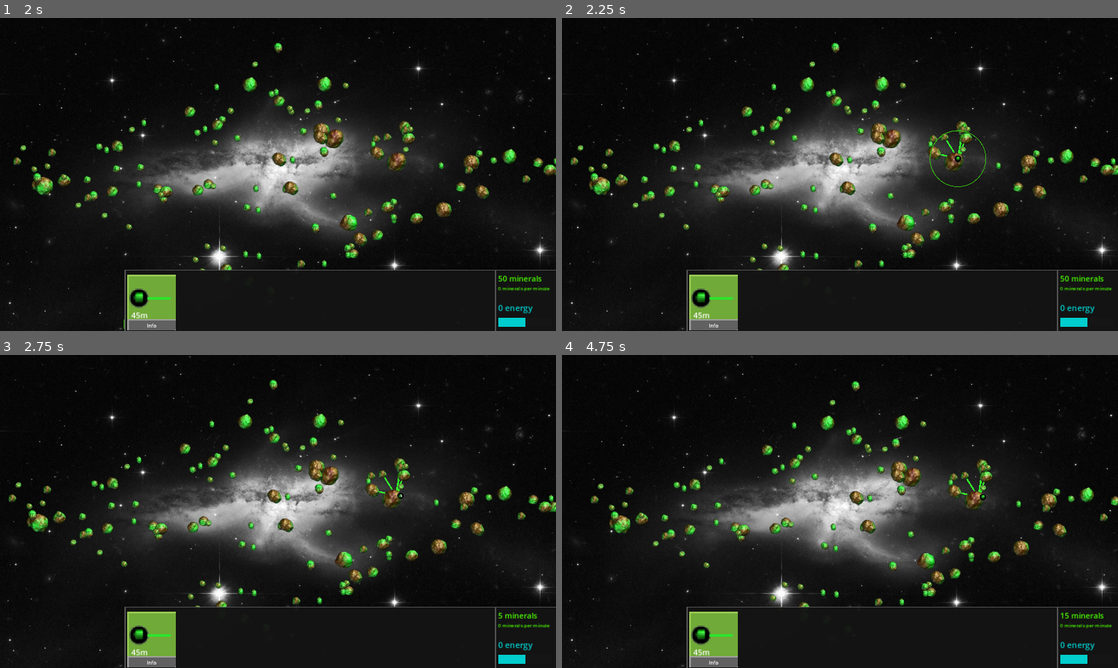
Above: before the commit, frames 1-4 (two rows, left to right).
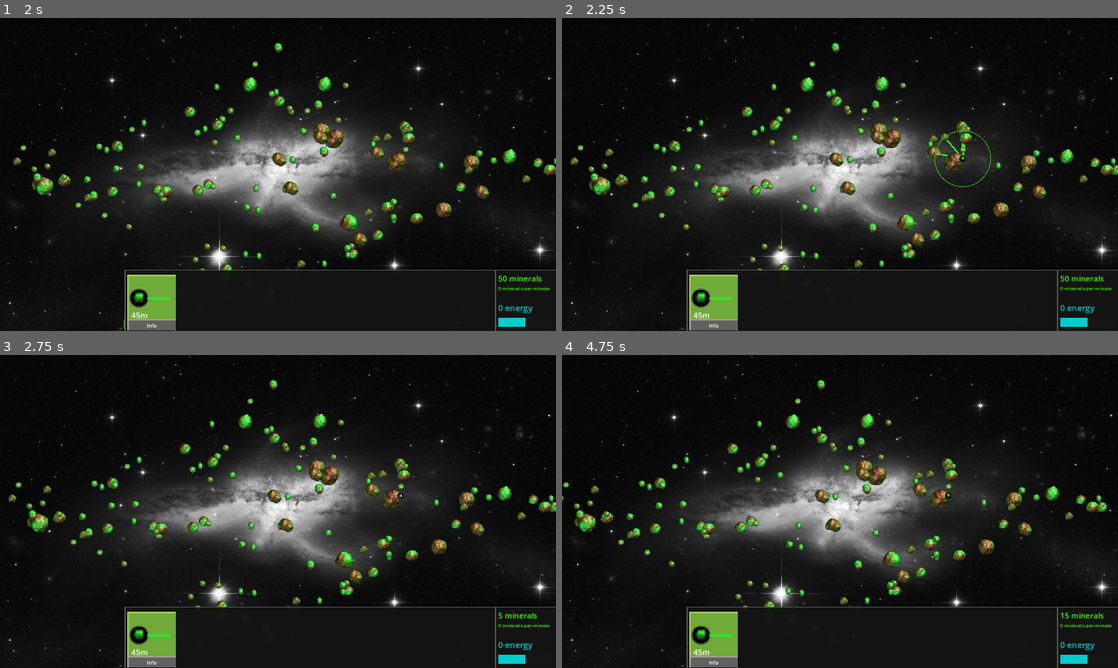
Above: after the commit, the same moments.

Repository: ramhacks/space-game-remake
Game: Godot game, scene res://survival.tscn
Two runs of this game, one before a commit and one after it. Both use one fixed random seed, a clock stepped at 60 frames per second and the inputs below.
Inputs (mouse positions are in pixels of both pictures, inside the frame that each line leads up to):
- Up to frame 1 (2 s): click (150, 299) at 0.5 s; click (150, 324) at 1.25 s
- Up to frame 2 (2.25 s): tap Enter at 2 s; move the mouse to (962, 158) at 2.02 s; hold Right (move_right) from 2.03 s (still down); hold Alt (ALT, bound only after the commit) from 2.03 s (still down)
- Up to frame 3 (2.75 s): keep holding Right (move_right); keep holding Alt (ALT, bound only after the commit); click (400, 495) at 2.3 s
- Up to frame 4 (4.75 s): release Right (move_right) at 2.75 s; release Alt (ALT, bound only after the commit) at 2.75 s; tap Space at 2.75, 4.25 s; drag from (728, 527) to (901, 636) at 2.77 s; tap Enter at 3.5 s; move the mouse to (895, 442) at 3.52 s; hold Right (move_right) 3.53-4.25 s; right-click (895, 442) at 3.6 s; click (895, 442) at 3.67 s; tap Middle mouse button (Middle_Button, bound only after the co… at 3.8 s; drag from (812, 574) to (673, 464) at 4.27 s

Frame 1 is identical in both runs. In frame 2, 0.2% of the frame differs, in the area x 66-78%, y 35-54%; in frame 3, less than 0.1%; in frame 4, 7.9%, in the area x 0-100%, y 7-81%.

Commit message:
Abstracted Camera Functions
Added Alt Control so you can move by holding alt and click and dragging via the mouse pad, consolidated camera movement into one function that everything else is based off of: get_relative_mouse_pos(event_pos)

Diff:
--- a/the-space-game/Survival_Scene_Scripts/area_2d.gd
+++ /dev/null
@@ -1,57 +0,0 @@
-extends Area2D
-
-signal cancel_spawn_tower
-signal place_tower(cur_position)
-
-var cur_name = "camera"
-
-var cam
-
-var mouse_start_pos
-var screen_start_position
-
-var dragging = false
-
-var button_move_amount = 10 #amount camera will move when moved by arrow keys
-
-func _ready() -> void:
-	cam = get_node("Camera2D")
-
-func get_relative_mouse_pos():
-	mouse_start_pos = get_viewport().get_mouse_position()
-	#returns the mouse position relative to the camera position
-	var pos_to_send = mouse_start_pos + screen_start_position
-	return pos_to_send
-
-
-func _input(event):
-	if event.is_action("move_left"):
-		position.x -= button_move_amount
-	if event.is_action("move_right"):
-		position.x += button_move_amount
-	if event.is_action("move_up"):
-		position.y -= button_move_amount
-	if event.is_action("move_down"):
-		position.y += button_move_amount
-
-	if event is InputEventMouseButton:
-		if event.is_pressed():
-
-			mouse_start_pos = event.position
-			screen_start_position = position
-
-			if event.button_index == MOUSE_BUTTON_RIGHT:
-				var pos_to_send = mouse_start_pos + screen_start_position
-				cancel_spawn_tower.emit()
-			elif event.button_index == MOUSE_BUTTON_LEFT:
-				var pos_to_send = mouse_start_pos + screen_start_position
-				place_tower.emit(pos_to_send)
-
-			# if event.button_index == 3:
-			if event.is_action_pressed("ALT"):
-				dragging = true
-		else:
-			dragging = false
-
-	elif event is InputEventMouseMotion and dragging:
-		position = (mouse_start_pos - event.position) + screen_start_position
--- /dev/null
+++ b/the-space-game/Survival_Scene_Scripts/camera.gd
@@ -0,0 +1,66 @@
+extends Area2D
+
+signal cancel_spawn_tower
+signal place_tower(cur_position)
+
+var cur_name = "camera"
+
+var cam
+
+var mouse_start_pos
+var screen_start_position = position
+
+
+var dragging = false
+
+var button_move_amount = 10 #amount camera will move when moved by arrow keys
+
+func _ready() -> void:
+	cam = get_node("Camera2D")
+
+func get_relative_mouse_pos(event_pos):
+	#don't edit, below is a edge case when we don't have an event pos -----------------
+	var pos_to_send
+
+	#returns the mouse position relative to the camera position
+	if(!event_pos):
+		event_pos = Vector2(0,0)
+		#this is for when we are placing a tower, for this we don't have an event position so we remove it from the equation
+		mouse_start_pos = get_viewport().get_mouse_position()
+		screen_start_position = position
+
+	#----------------------------
+	pos_to_send = (mouse_start_pos - event_pos) + screen_start_position #equation that manages everything, add zoom here by modifying equation
+	return pos_to_send
+
+
+
+func _input(event):
+	if event.is_action("move_left"):
+		position.x -= button_move_amount
+	if event.is_action("move_right"):
+		position.x += button_move_amount
+	if event.is_action("move_up"):
+		position.y -= button_move_amount
+	if event.is_action("move_down"):
+		position.y += button_move_amount
+
+
+
+
+	if (event is InputEventMouseButton and event.is_alt_pressed()) or event.is_action("Middle_Button"):
+		if event.is_pressed():
+			mouse_start_pos = get_viewport().get_mouse_position()
+
+			screen_start_position = position
+			dragging = true
+		else:
+			dragging = false
+	elif event is InputEventMouseMotion and dragging:
+		position = get_relative_mouse_pos(event.position)
+
+	if event.is_action("BUTTON_RIGHT"):
+		cancel_spawn_tower.emit()
+
+	if event.is_action("BUTTON_LEFT"):
+		place_tower.emit(get_relative_mouse_pos(false))
--- a/the-space-game/Survival_Scene_Scripts/camera_2d.gd
+++ /dev/null
@@ -1,37 +0,0 @@
-extends Camera2D
-class_name MainCamera
-
-var _target_zoom: float = 1.0
-
-const MIN_ZOOM: float = 1.5
-const MAX_ZOOM: float = 4
-const ZOOM_INCREMENT: float = 0.2
-
-const ZOOM_RATE: float = 8.0
-var mouse_start_pos
-var screen_start_position
-
-var dragging = false
-
-func _input(event):
-	if event is InputEventMouseButton:
-		if event.is_pressed():
-			mouse_start_pos = event.position
-			screen_start_position = position
-			dragging = true
-		else:
-			dragging = false
-
-
-
-		if event.button_index == MOUSE_BUTTON_WHEEL_UP: #If scroll up, zoom
-			self.zoom.x +=0.5
-			self.zoom.y +=0.5
-		if event.button_index == MOUSE_BUTTON_WHEEL_DOWN: #If scroll down, dezoom
-			#zoom_out()
-			self.zoom.x-=0.5
-			self.zoom.y-=0.5
-
-
-	elif event is InputEventMouseMotion and dragging:
-		position = (mouse_start_pos - event.position)/zoom + screen_start_position
--- a/the-space-game/Survival_Scene_Scripts/survival.gd
+++ b/the-space-game/Survival_Scene_Scripts/survival.gd
@@ -20,6 +20,9 @@
 var starting_tower_pos
 var activate_nearby_node_showing = false
 
+func clear_hover_lines():
+	var hover_line_node = get_tree().get_nodes_in_group("hover_line")[1]
+	hover_line_node.queue_free()
 # Called when the node enters the scene tree for the first time.
 func _ready() -> void:
 
@@ -38,11 +41,11 @@
 func _process(delta: float) -> void:
 	self.get_node("HotBar_Layer/ColorRect2/Right Box/Resources").text = str(Globals.resources) + " minerals"
 	if(placing_tower):
-		tower_to_place.position = self.get_node("Camera_Area").get_relative_mouse_pos()
+		tower_to_place.position = self.get_node("Camera_Area").get_relative_mouse_pos(false)
 
 		#the code below makes it so that we don't try and draw collidiing asteroids until the mouse is not
 		#inside the hotbar anymore
-		if(starting_tower_pos.y - self.get_node("Camera_Area").get_relative_mouse_pos().y > 25):
+		if(starting_tower_pos.y - self.get_node("Camera_Area").get_relative_mouse_pos(false).y > 25):
 			tower_to_place.hovering = true
 
 
@@ -52,11 +55,13 @@
 func _on_camera_area_cancel_spawn_tower() -> void:
 	#if mouse right_clicked and currently placeing_tower cancel it
 	if(placing_tower):
+		clear_hover_lines()
 		tower_to_place.queue_free()
 		placing_tower = false
 
 func _on_camera_area_place_tower(cur_position: Variant) -> void:
 	if(placing_tower and len(tower_to_place.get_overlapping_bodies()) != 0):
+		clear_hover_lines()
 
 		Globals.resources = Globals.resources - 45
 		placing_tower = false
@@ -89,7 +94,7 @@
 		tower_to_place.draw_hover_line.connect(hover_line)
 		#don't run the placed function so nothing will happen
 		self.add_child(tower_to_place)
-		starting_tower_pos = self.get_node("Camera_Area").get_relative_mouse_pos()
+		starting_tower_pos = self.get_node("Camera_Area").get_relative_mouse_pos(false)
 		tower_to_place.set_frame_child(tower_to_place.frame_count())
 		placing_tower = true
 
@@ -140,6 +145,7 @@
 
 
 func hover_line(pos1, pos2_list, R, G, B, opacity, line_node):
+	line_node.add_to_group("hover_line")
 	line_node.clear_points()
 	var color = Color(R, G, B, opacity)
 	self.add_child(line_node)
--- a/the-space-game/project.godot
+++ b/the-space-game/project.godot
@@ -53,7 +53,7 @@
 }
 ALT={
 "deadzone": 0.5,
-"events": [Object(InputEventMouseButton,"resource_local_to_scene":false,"resource_name":"","device":-1,"window_id":0,"alt_pressed":false,"shift_pressed":false,"ctrl_pressed":false,"meta_pressed":false,"button_mask":1,"position":Vector2(107, 18),"global_position":Vector2(116, 64),"factor":1.0,"button_index":1,"canceled":false,"pressed":true,"double_click":false,"script":null)
+"events": [Object(InputEventKey,"resource_local_to_scene":false,"resource_name":"","device":0,"window_id":0,"alt_pressed":false,"shift_pressed":false,"ctrl_pressed":false,"meta_pressed":false,"pressed":false,"keycode":4194328,"physical_keycode":0,"key_label":0,"unicode":0,"location":0,"echo":false,"script":null)
 ]
 }
 ZOOM_IN={
@@ -66,6 +66,16 @@
 "events": [Object(InputEventKey,"resource_local_to_scene":false,"resource_name":"","device":-1,"window_id":0,"alt_press …(191 unchanged characters)…
 ]
 }
+Middle_Button={
+"deadzone": 0.5,
+"events": [Object(InputEventMouseButton,"resource_local_to_scene":false,"resource_name":"","device":-1,"window_id":0,"alt_pressed":false,"shift_pressed":false,"ctrl_pressed":false,"meta_pressed":false,"button_mask":0,"position":Vector2(0, 0),"global_position":Vector2(0, 0),"factor":1.0,"button_index":3,"canceled":false,"pressed":false,"double_click":false,"script":null)
+]
+}
+BUTTON_RIGHT={
+"deadzone": 0.5,
+"events": [Object(InputEventMouseButton,"resource_local_to_scene":false,"resource_name":"","device":-1,"window_id":0,"alt_pressed":false,"shift_pressed":false,"ctrl_pressed":false,"meta_pressed":false,"button_mask":0,"position":Vector2(0, 0),"global_position":Vector2(0, 0),"factor":1.0,"button_index":2,"canceled":false,"pressed":false,"double_click":false,"script":null)
+]
+}
 
 [rendering]
 
--- a/the-space-game/survival.tscn
+++ b/the-space-game/survival.tscn
@@ -1,7 +1,7 @@
 [gd_scene load_steps=19 format=3 uid="uid://cf5pqleati37r"]
 
 [ext_resource type="Script" path="res://Survival_Scene_Scripts/survival.gd" id="1_e2foe"]
-[ext_resource type="Script" path="res://Survival_Scene_Scripts/area_2d.gd" id="2_fmvyw"]
+[ext_resource type="Script" path="res://Survival_Scene_Scripts/camera.gd" id="2_fmvyw"]
 [ext_resource type="Script" path="res://Survival_Scene_Scripts/game_ticks.gd" id="2_yr8rd"]
 [ext_resource type="Texture2D" uid="uid://byomb7sbq1xd2" path="res://images/image(1).jpg" id="3_vqmru"]
 [ext_resource type="Theme" uid="uid://chdmu6kfrhoyk" path="res://Themes/hotbar_background1.tres" id="4_ihjta"]
@@ -40,7 +40,7 @@
 [sub_resource type="Theme" id="Theme_f3iv3"]
 ProgressBar/styles/fill = SubResource("StyleBoxFlat_tu7kn")
 
-[node name="Survival" type="Node2D"]
+[node name="Survival" type="Node2D" groups=["hover_line"]]
 script = ExtResource("1_e2foe")
 
 [node name="Global_Ticks" type="Timer" parent="."]
Not shown, added: the-space-game/surDFBA.tmp
